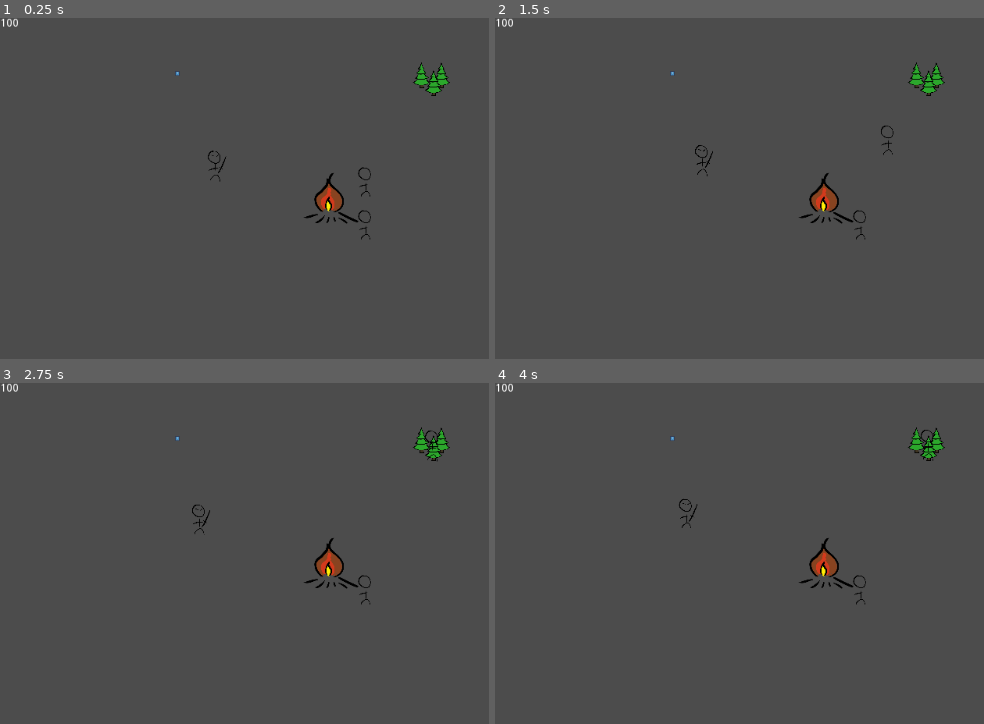
Above: before the commit, frames 1-4 (two rows, left to right).
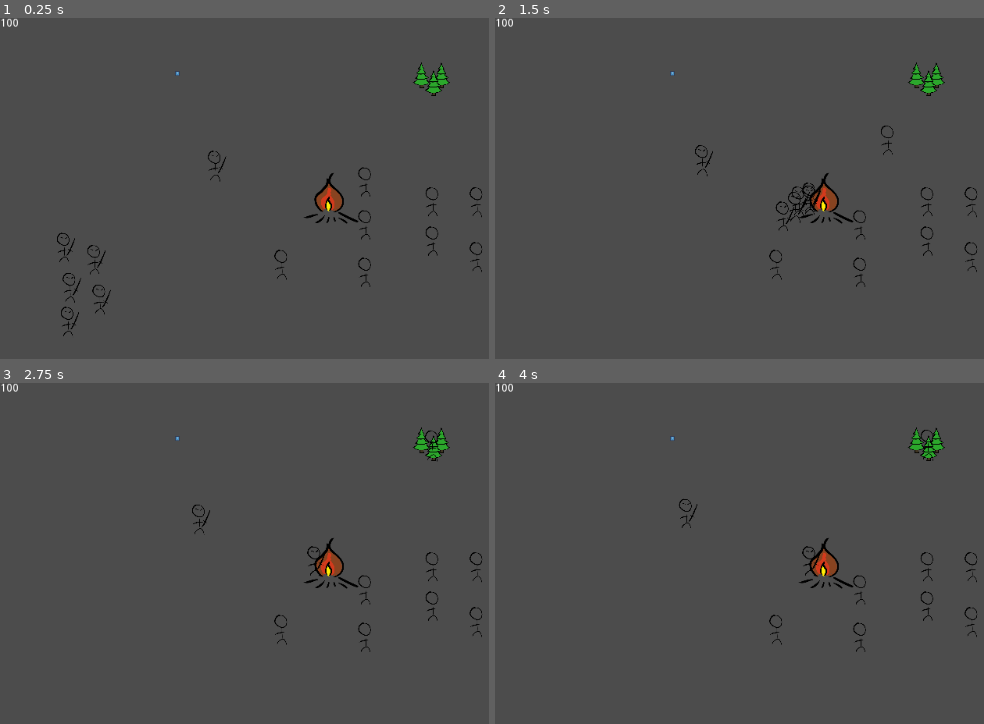
Above: after the commit, the same moments.

Repository: fedzel/pimi-tdogotit
Game: Godot game, scene res://Scenes/World.tscn
Same seed, same stepped clock (60 frames per second), same inputs: the game is played once before the commit and once after it. The engine's default icon, where the game draws it, is replaced by a stand-in: a white triangle on a blue panel in a dark square.
Inputs (mouse positions are in pixels of both pictures, inside the frame that each line leads up to):
- Up to frame 1 (0.25 s): no input
- Up to frame 2 (1.5 s): move the mouse to (925, 82) at 0.52 s; click (925, 82) at 0.67 s; move the mouse to (734, 273) at 1.27 s; click (734, 273) at 1.42 s
- Up to frame 3 (2.75 s): tap Enter at 2 s; move the mouse to (479, 512) at 2.02 s; click (479, 512) at 2.17 s
- Up to frame 4 (4 s): move the mouse to (856, 710) at 2.77 s; click (856, 710) at 2.92 s; move the mouse to (outside the picture) at 3.52 s; click (outside the picture) at 3.67 s

The runs differ from the first frame. In frame 1, 0.6% of the frame differs, in the area x 11-99%, y 49-94%; in frame 2, 0.6%; in frame 3, 0.3%; in frame 4, 0.3%.

Commit message:
ExtinguisherEnemy created. Scripts moved from scene files to gd files

Diff:
--- a/Scenes/Bonfire.tscn
+++ b/Scenes/Bonfire.tscn
@@ -4,7 +4,7 @@
 [ext_resource path="res://Scripts/Bonfire.gd" type="Script" id=2]
 [ext_resource path="res://Assets/Fire.png" type="Texture" id=3]
 
-[node name="Bonfire" index="0" instance=ExtResource( 1 )]
+[node name="Bonfire" instance=ExtResource( 1 )]
 script = ExtResource( 2 )
 
 [node name="Sprite" parent="." index="1"]
--- a/Scenes/Bullet.tscn
+++ b/Scenes/Bullet.tscn
@@ -1,20 +1,13 @@
 [gd_scene load_steps=4 format=2]
 
 [ext_resource path="res://Scenes/Mob.tscn" type="PackedScene" id=1]
-[ext_resource path="res://Assets/Arrow.png" type="Texture" id=2]
-
-[sub_resource type="GDScript" id=1]
-script/source = "extends \"res://Scripts/Mob.gd\"
-
-func _ready():
-	set_meta(\"type\", \"bullet\")
-	self._speed = 80
-"
+[ext_resource path="res://Scripts/Bullet.gd" type="Script" id=2]
+[ext_resource path="res://Assets/Arrow.png" type="Texture" id=3]
 
 [node name="Mob" instance=ExtResource( 1 )]
 collision_layer = 8
-script = SubResource( 1 )
+script = ExtResource( 2 )
 
 [node name="Sprite" parent="." index="0"]
 scale = Vector2( 0.25, 0.25 )
-texture = ExtResource( 2 )
+texture = ExtResource( 3 )
--- a/Scenes/Enemy.tscn
+++ b/Scenes/Enemy.tscn
@@ -1,39 +1,20 @@
 [gd_scene load_steps=5 format=2]
 
 [ext_resource path="res://Scenes/Mob.tscn" type="PackedScene" id=1]
-[ext_resource path="res://Assets/Enemy.png" type="Texture" id=2]
-
-[sub_resource type="GDScript" id=1]
-script/source = "extends \"res://Scripts/Mob.gd\"
-
-var hitpoints = 3
-
-func _ready():
-	EnemyList.enemies.append(self)
-	pass
-
-
-func _on_Area2D_body_entered(body):
-	if body.get_meta(\"type\") == \"bullet\":
-		body.queue_free()
-		hitpoints -= 1
-		if hitpoints <= 0:
-			EnemyList.enemies.erase(self)
-			queue_free()
-	pass # Replace with function body.
-"
+[ext_resource path="res://Scripts/Enemy.gd" type="Script" id=2]
+[ext_resource path="res://Assets/Enemy.png" type="Texture" id=3]
 
 [sub_resource type="RectangleShape2D" id=2]
 extents = Vector2( 8.74095, 16.6911 )
 
 [node name="Enemy" instance=ExtResource( 1 )]
 collision_mask = 12
-script = SubResource( 1 )
+script = ExtResource( 2 )
 
 [node name="Sprite" parent="." index="0"]
 modulate = Color( 0.564706, 0.184314, 0.184314, 1 )
 scale = Vector2( 0.1, 0.1 )
-texture = ExtResource( 2 )
+texture = ExtResource( 3 )
 
 [node name="Area2D" type="Area2D" parent="." index="2"]
 
--- /dev/null
+++ b/Scenes/ExtinguisherEnemy.tscn
@@ -0,0 +1,7 @@
+[gd_scene load_steps=3 format=2]
+
+[ext_resource path="res://Scenes/Enemy.tscn" type="PackedScene" id=1]
+[ext_resource path="res://Scripts/ExtinguisherEnemy.gd" type="Script" id=2]
+
+[node name="Extinguisher" instance=ExtResource( 1 )]
+script = ExtResource( 2 )
--- a/Scenes/Tower.tscn
+++ b/Scenes/Tower.tscn
@@ -1,32 +1,11 @@
 [gd_scene load_steps=4 format=2]
 
 [ext_resource path="res://Scenes/Building.tscn" type="PackedScene" id=1]
-[ext_resource path="res://icon.png" type="Texture" id=2]
-
-[sub_resource type="GDScript" id=1]
-script/source = "extends \"res://Scripts/Building.gd\"
-class_name Tower
-
-var _cooldown = 0
-var _maxCooldown = 1
-
-func _process(delta):
-	for enemy in EnemyList.enemies:
-		if enemy.position.distance_to(position) < 100:
-			_cooldown += delta
-			if _cooldown > _maxCooldown:
-				var root = get_tree().get_root().get_node(\".\")
-				var bulletscene = load(\"res://Scenes/Bullet.tscn\")
-				var bullet = bulletscene.instance()
-				root.add_child(bullet)
-				bullet.position = self.position
-				bullet.target = enemy.position
-				_cooldown = 0
-			continue
-"
+[ext_resource path="res://Scripts/Tower.gd" type="Script" id=2]
+[ext_resource path="res://icon.png" type="Texture" id=3]
 
 [node name="Tower" instance=ExtResource( 1 )]
-script = SubResource( 1 )
+script = ExtResource( 2 )
 
 [node name="Sprite" parent="." index="1"]
-texture = ExtResource( 2 )
+texture = ExtResource( 3 )
--- a/Scenes/World.tscn
+++ b/Scenes/World.tscn
@@ -7,6 +7,7 @@
 [ext_resource path="res://Scenes/Bonfire.tscn" type="PackedScene" id=5]
 [ext_resource path="res://Scenes/Tree.tscn" type="PackedScene" id=6]
 [ext_resource path="res://Scenes/Villager.tscn" type="PackedScene" id=7]
+[ext_resource path="res://Scenes/ExtinguisherEnemy.tscn" type="PackedScene" id=8]
 
 [node name="Node2D" type="Node2D"]
 script = ExtResource( 1 )
@@ -31,4 +32,35 @@
 [node name="Villager" parent="." instance=ExtResource( 7 )]
 position = Vector2( 467.207, 269.119 )
 
-[node name="Navigation2D" type="Navigation2D" parent="."]
+[node name="Villager3" parent="." instance=ExtResource( 7 )]
+position = Vector2( 553.245, 239.695 )
+
+[node name="Villager4" parent="." instance=ExtResource( 7 )]
+position = Vector2( 610, 239.695 )
+
+[node name="Villager5" parent="." instance=ExtResource( 7 )]
+position = Vector2( 553.245, 290 )
+
+[node name="Villager6" parent="." instance=ExtResource( 7 )]
+position = Vector2( 610, 310 )
+
+[node name="Villager7" parent="." instance=ExtResource( 7 )]
+position = Vector2( 467.207, 330 )
+
+[node name="Villager8" parent="." instance=ExtResource( 7 )]
+position = Vector2( 360, 320 )
+
+[node name="Extinguisher" parent="." instance=ExtResource( 8 )]
+position = Vector2( 30, 370 )
+
+[node name="Extinguisher2" parent="." instance=ExtResource( 8 )]
+position = Vector2( 20, 310 )
+
+[node name="Extinguisher3" parent="." instance=ExtResource( 8 )]
+position = Vector2( 60, 330 )
+
+[node name="Extinguisher4" parent="." instance=ExtResource( 8 )]
+position = Vector2( 30, 420 )
+
+[node name="Extinguisher5" parent="." instance=ExtResource( 8 )]
+position = Vector2( 70, 390 )
--- a/Scripts/Bonfire.gd
+++ b/Scripts/Bonfire.gd
@@ -4,3 +4,6 @@
 func _ready():
 	BuildingList.bonfire = self
 	pass
+
+func _process(delta):
+	print(hitpoints)
--- a/Scripts/Building.gd
+++ b/Scripts/Building.gd
@@ -4,4 +4,8 @@
 var hitpoints = 100
 
 func _process(delta):
-	pass
+	if isDestroyed():
+		visible = false
+
+func isDestroyed():
+	return hitpoints <= 0
--- /dev/null
+++ b/Scripts/Bullet.gd
@@ -0,0 +1,13 @@
+extends KinematicBody2D
+
+var target = Vector2(10,5)
+var _speed = 10
+
+func _ready():
+	set_meta("type", "bullet")
+	self._speed = 80
+
+func _physics_process(delta):
+	var pos = target - position
+	pos = pos.normalized()
+	move_and_slide(pos * _speed)
--- /dev/null
+++ b/Scripts/Enemy.gd
@@ -0,0 +1,17 @@
+extends "res://Scripts/Mob.gd"
+
+var hitpoints = 3
+
+func _ready():
+	EnemyList.enemies.append(self)
+	pass
+
+
+func _on_Area2D_body_entered(body):
+	if body.get_meta("type") == "bullet":
+		body.queue_free()
+		hitpoints -= 1
+		if hitpoints <= 0:
+			EnemyList.enemies.erase(self)
+			queue_free()
+	pass # Replace with function body.
--- /dev/null
+++ b/Scripts/ExtinguisherEnemy.gd
@@ -0,0 +1,17 @@
+extends "res://Scripts/Enemy.gd"
+
+var _hitTimer: float
+var _maxHitTimer = 2
+
+func _ready():
+	self._speed = 250
+	self.target = BuildingList.bonfire.position
+	_hitTimer = _maxHitTimer
+	pass
+
+func _process(delta):
+	if self.position.distance_to(BuildingList.bonfire.position) < Task.TASK_DISTANCE:
+		_hitTimer += delta
+		if _hitTimer > _maxHitTimer:
+			_hitTimer = 0
+			BuildingList.bonfire.hitpoints -= 1
--- a/Scripts/GUI.gd
+++ b/Scripts/GUI.gd
@@ -8,5 +8,4 @@
 
 
 func _on_ItemList_item_selected(index):
-	var task = BuildTask.new()
 	print(index)
--- a/Scripts/Tasks/WoodTask.gd
+++ b/Scripts/Tasks/WoodTask.gd
@@ -9,7 +9,7 @@
 var _maxChopTime = 2
 var _maxUnloadTime = 1
 
-func _init(bonfireIn: Bonfire, woodsIn):
+func _init(bonfireIn, woodsIn):
 	self.bonfire = bonfireIn
 	self.woods = woodsIn
 
--- a/Scripts/Tower.gd
+++ b/Scripts/Tower.gd
@@ -1,4 +1,19 @@
-extends KinematicBody2D
+extends "res://Scripts/Building.gd"
+class_name Tower
 
-func _ready():
-	pass
+var _cooldown = 0
+var _maxCooldown = 1
+
+func _process(delta):
+	for enemy in EnemyList.enemies:
+		if enemy.position.distance_to(position) < 100:
+			_cooldown += delta
+			if _cooldown > _maxCooldown:
+				var root = get_tree().get_root().get_node(".")
+				var bulletscene = load("res://Scenes/Bullet.tscn")
+				var bullet = bulletscene.instance()
+				root.add_child(bullet)
+				bullet.position = self.position
+				bullet.target = enemy.position
+				_cooldown = 0
+			continue
--- a/project.godot
+++ b/project.godot
@@ -35,6 +35,11 @@
 "path": "res://Scripts/Tasks/Task.gd"
 }, {
 "base": "KinematicBody2D",
+"class": "Tower",
+"language": "GDScript",
+"path": "res://Scripts/Tower.gd"
+}, {
+"base": "KinematicBody2D",
 "class": "Villager",
 "language": "GDScript",
 "path": "res://Scripts/Villager.gd"
@@ -55,6 +60,7 @@
 "Building": "",
 "Mob": "",
 "Task": "",
+"Tower": "",
 "Villager": "",
 "WoodTask": "",
 "Woods": ""
Not shown: 1 places in Scenes/World.tscn that only renumber resources
